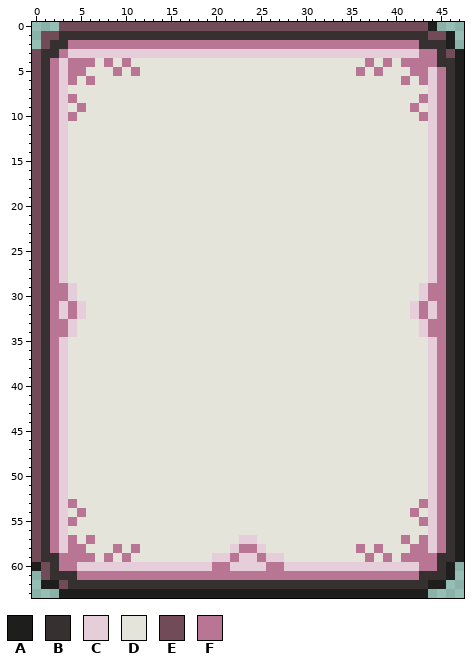
Pixel-art file: assets/sprites/ui/cards/cards.aseprite. The picture above was drawn from the file before the commit.
48x64 pixels, 1 frame.
Palette (. is transparent): A #1e1e1d  B #363031  C #e5ced9  D #e5e4da  E #724b58  F #b97594
The result:
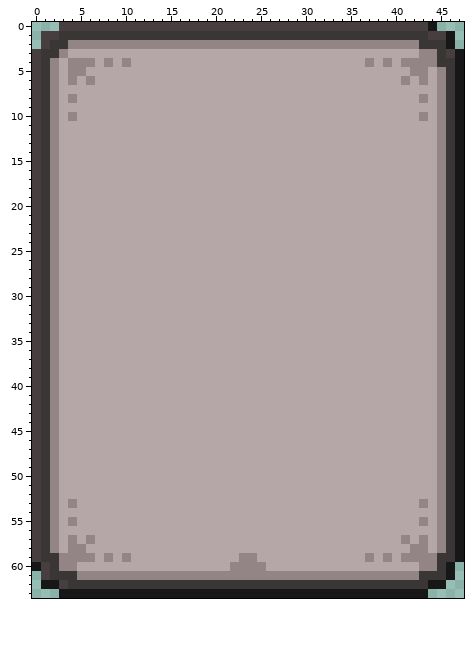
Diff:
layer "epic" now hidden
layer "poop card" added
colour A: #1e1e1d -> #171717
colour B: #363031 -> #3a3636
colour D: #e5e4da -> #b5a6a7
colour E: #724b58 -> #473e3f
colour F: #b97594 -> #938585
Layer "poop card":
y 3: x 4..42 CCCCCCCCCCCCCCCCCCCCCCCCCCCCCCCCCCCCCCC -> DDDDDDDDDDDDDDDDDDDDDDDDDDDDDDDDDDDDDDD
y 4: x 3 C -> D
y 5: x 3 C -> D; x 9 F -> D; x 11 F -> D; x 36 F -> D; x 38 F -> D; x 44 C -> D
y 6..8: x 3 C -> D; x 44 C -> D
y 9: x 3 C -> D; x 5 F -> D; x 42 F -> D; x 44 C -> D
y 10..28: x 3 C -> D; x 44 C -> D
y 29..30: x 3..4 FC -> DD; x 43..44 CF -> DD
y 31..32: x 3..5 CFC -> DDD; x 42..44 CFC -> DDD
y 33..34: x 3..4 FC -> DD; x 43..44 CF -> DD
y 35..53: x 3 C -> D; x 44 C -> D
y 54: x 3 C -> D; x 5 F -> D; x 42 F -> D; x 44 C -> D
y 55..56: x 3 C -> D; x 44 C -> D
y 57: x 3 C -> D; x 23..24 CC -> DD; x 44 C -> D
y 58: x 3 C -> D; x 9 F -> D; x 11 F -> D; x 22..25 CFFC -> DDDD; x 36 F -> D; x 38 F -> D; x 44 C -> D
y 59: x 20..27 CCFCCFCC -> DDDFFDDD
y 60: x 5..42 CCCCCCCCCCCCCCCFFCCCCFFCCCCCCCCCCCCCCC -> DDDDDDDDDDDDDDDDDFFFFDDDDDDDDDDDDDDDDD
Changed places in both pictures, as pixel boxes (x1, y1, x2, y2):
changed: (32, 22, 464, 598)
